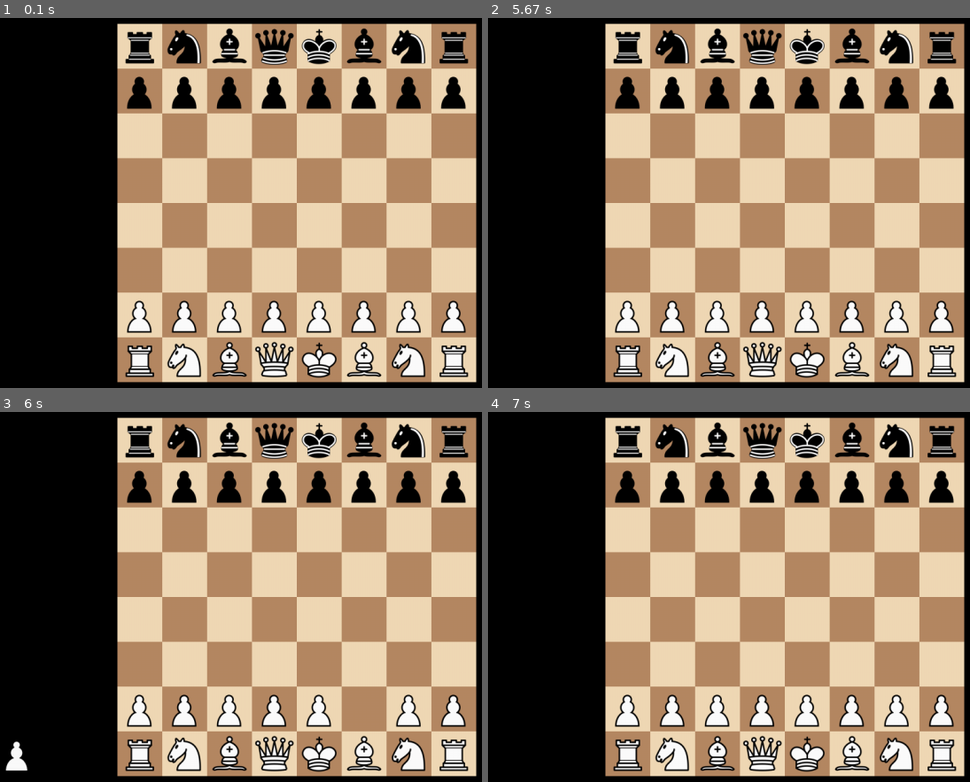
Above: before the commit, frames 1-4 (two rows, left to right).
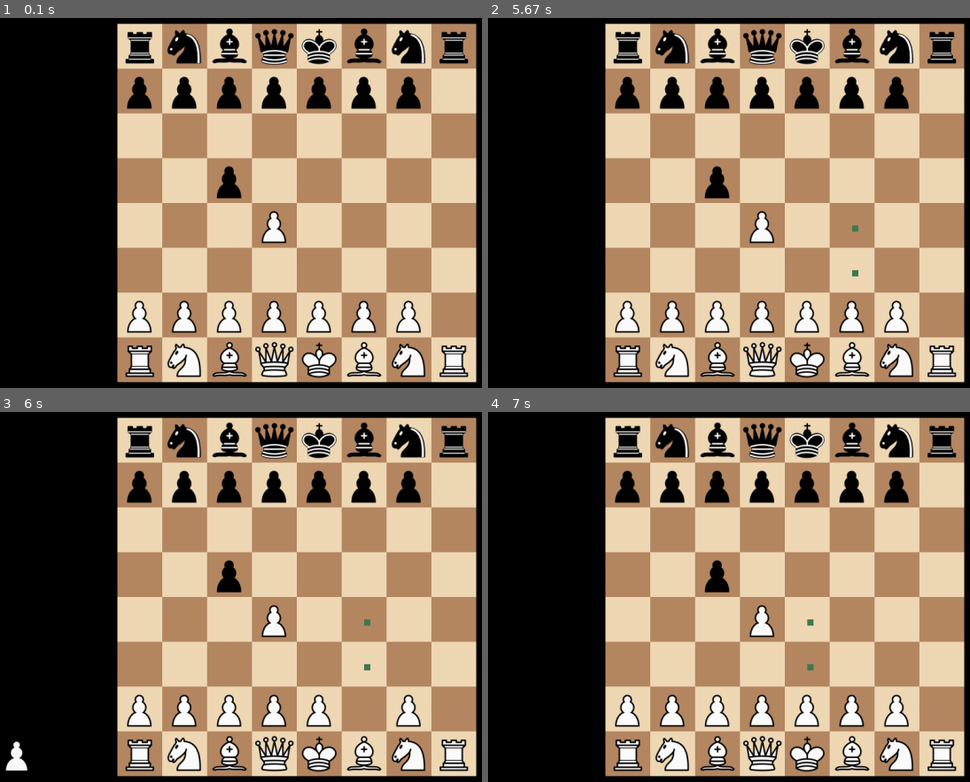
Above: after the commit, the same moments.

Repository: Times0/ChessGame
Game: pygame game, started from main.py
Two runs of this game, one before a commit and one after it. Both use one fixed random seed, a clock stepped at 60 frames per second and the inputs below.
Inputs (mouse positions are in pixels of both pictures, inside the frame that each line leads up to):
- Up to frame 1 (0.1 s): no input
- Up to frame 2 (5.67 s): press the mouse at (878, 243) at 0.87 s; move the mouse to (724, 140) at 0.97 s; release the mouse at (574, 36) at 1.1 s; click (830, 325) at 5.45 s
- Up to frame 3 (6 s): press the mouse at (342, 719) at 5.77 s; move the mouse to (178, 737) at 5.87 s; move the mouse to (14, 756) at 5.97 s
- Up to frame 4 (7 s): release the mouse at (502, 756) at 6 s; click (622, 667) at 6.15 s; click (820, 715) at 6.65 s

The runs differ from the first frame. In frame 1, 1.2% of the frame differs, in the area x 44-97%, y 15-86%; in frame 2, 1.3%; in frame 3, 1.3%; in frame 4, 1.3%.

Commit message:
Pawn moves done + basic display of legal moves

Diff:
--- a/Board.py
+++ b/Board.py
@@ -9,27 +9,30 @@
         self.case_size = int(self.size // 8)
         self.x = 0  # coordonnées en pixel par rapport à la fenetre
         self.y = 0
-        self.board = None  # board shown on screen which can have "gone" for somme coords
+        self.board_to_output = [[None for _ in range(8)] for _ in
+                                range(8)]  # board shown on screen which can have "gone" for somme coords
         boardstates = ["idle", "dragging"]
         self.state = "idle"
 
-        self.movingpiece = None
-        self.movingpiece_coord = None  # i,j
-        self.movingpiece_pos = None
+        self.dragged_piece = None
+        self.dragged_piece_coord = None  # i,j
+        self.dragged_piece_pos = None
+
+        self.legal_moves_to_output = []
 
     def set_to_gone(self, x, y):
         i, j = self.coord_from_pos(x, y)
-        self.movingpiece = self.piece_at_coord(i, j)
-        self.board[i][j] = "gone"
-        self.movingpiece_pos = x, y
-        self.movingpiece_coord = i, j
+        self.dragged_piece = self.piece_at_coord(i, j)
+        self.board_to_output[i][j] = "gone"
+        self.dragged_piece_pos = x, y
+        self.dragged_piece_coord = i, j
 
     def set_to_not_gone(self):
-        i, j = self.movingpiece_coord
-        self.board[i][j] = self.movingpiece
-        self.movingpiece = None
-        self.movingpiece_coord = None
-        self.movingpiece_pos = None
+        i, j = self.dragged_piece_coord
+        self.board_to_output[i][j] = self.dragged_piece
+        self.dragged_piece = None
+        self.dragged_piece_coord = None
+        self.dragged_piece_pos = None
 
     def coord_from_pos(self, x, y) -> tuple[int, int]:
         """
@@ -42,14 +45,19 @@
         i = (y - BOARDTOPLEFTPOS[1]) // self.case_size
         return int(i), int(j)
 
+    def pos_from_coord(self, i, j):
+        return self.x + j * self.case_size, self.y + i * self.case_size
+
     def piece_at_coord(self, i, j) -> Piece:
-        return self.board[i][j]
+        return self.board_to_output[i][j]
 
     def isNotempty(self, i, j):
-        return (self.board[i][j]) is not None
+        return (self.board_to_output[i][j]) is not None
 
-    def update(self, board):
-        self.board = board
+    def update(self, logic):
+        for i in range(8):
+            for j in range(8):
+                self.board_to_output[i][j] = logic.board[i][j]
 
     # affichage
 
@@ -57,6 +65,7 @@
         """Draws everything"""
         self.draw_board(win, x, y)
         self.draw_pieces(win)
+        self.draw_dots(win)
 
     def draw_board(self, win, x, y):
         self.x = x
@@ -72,24 +81,39 @@
                                  (x + self.case_size * i, y + self.case_size * j, self.case_size, self.case_size))
 
     def draw_pieces(self, win):
-        board = self.board
+        board = self.board_to_output
         for i in range(8):
             for j in range(8):
                 if board[i][j] == "gone":
-                    image = self.movingpiece.image
+                    image = self.dragged_piece.image
                     image = pygame.transform.smoothscale(image, (self.case_size, self.case_size))
                     win.blit(image,
-                             (self.movingpiece_pos[0] - self.case_size // 2,
-                              self.movingpiece_pos[1] - self.case_size // 2))
+                             (self.dragged_piece_pos[0] - self.case_size // 2,
+                              self.dragged_piece_pos[1] - self.case_size // 2))
                 elif (board[i][j]) is not None:
                     image = board[i][j].image
                     image = pygame.transform.smoothscale(image, (self.case_size, self.case_size))
                     win.blit(image, (self.x + self.case_size * j, self.y + self.case_size * i))
 
+    def draw_dots(self, win):
+        for legal_move in self.legal_moves_to_output:
+            i, j = legal_move[0], legal_move[1]
+
+            if not self.piece_at_coord(i, j):
+                pygame.draw.rect(win, GREEN, (
+                    self.pos_from_coord(i, j)[0] + self.case_size // 2,
+                    self.pos_from_coord(i, j)[1] + self.case_size // 2,
+                    10, 10))
+            else:
+                pygame.draw.rect(win, RED, (
+                    self.pos_from_coord(i, j)[0] + self.case_size // 2,
+                    self.pos_from_coord(i, j)[1] + self.case_size // 2,
+                    10, 10))
+
     def __repr__(self):  # useless
         returnboard = [[None for _ in range(8)] for _ in range(8)]
         for i in range(8):
             for j in range(8):
-                if self.board[i][j] is not None:
-                    returnboard[i][j] = self.board[i][j].abreviation
+                if self.board_to_output[i][j] is not None:
+                    returnboard[i][j] = self.board_to_output[i][j].abreviation
         return str(returnboard)
--- a/constants.py
+++ b/constants.py
@@ -6,6 +6,8 @@
 WHITE = (255, 255, 255)
 LIGHTBEIGE = (181, 136, 99)
 BROWN = (240, 217, 181)
+GREEN = 63, 123, 82
+RED = 253, 189, 89
 
 BG_COLOR = BLACK
 CASECOLOR1 = BROWN
@@ -36,3 +38,4 @@
 
 # other
 STARTINGPOSFEN = "rnbqkbnr/pppppppp/8/8/8/8/PPPPPPPP/RNBQKBNR w KQkq - 0 1"
+fen1 = "rnbqkbnr/ppp1pppp/8/3p4/4P3/8/PPPP1PPP/RNBQKBNR w KQkq - 0 2"
--- a/game.py
+++ b/game.py
@@ -1,3 +1,5 @@
+import time
+
 import pygame
 from constants import *
 from Board import *
@@ -10,7 +12,7 @@
         self.win = win
         self.logic = Logic(fen)
         self.board = Board(BOARDSIZE)
-        self.board.update(self.logic.board)
+        self.board.update(self.logic)
 
     def run(self):
 
@@ -30,15 +32,23 @@
                     self.board.set_to_gone(*event.pos)
                     self.board.state = "dragging"
 
+                    i, j = self.board.coord_from_pos(*event.pos)
+
+                    print(i, j)
+
+                    moves = self.logic.board[i][j].legal_moves(self.logic)
+                    self.board.legal_moves_to_output = moves
+
                 elif event.type == pygame.MOUSEBUTTONUP and event.button == 1 and self.board.state == "dragging":
                     self.board.set_to_not_gone()
                     self.board.state = "idle"
+
                     # if self.logic.isMovelegal():
                     #    self.logic.move()
                     #    self.board.update(self.logic.board)
 
                 elif self.board.state == "dragging" and event.type == pygame.MOUSEMOTION:
-                    self.board.movingpiece_pos = event.pos
+                    self.board.dragged_piece_pos = event.pos
 
             self.draw_everything()
             pygame.display.flip()  # update l'affichage
--- a/main.py
+++ b/main.py
@@ -4,5 +4,5 @@
 if __name__ == "__main__":
     pygame.init()
     win = pygame.display.set_mode((WIDTH, HEIGHT), pygame.RESIZABLE, pygame.FULLSCREEN)
-    game = Game(win, STARTINGPOSFEN)
+    game = Game(win, fen1)
     game.run()
--- a/pieces.py
+++ b/pieces.py
@@ -12,7 +12,7 @@
 
 class Piece:
     def __init__(self, color, i, j):
-        self.has_moved = False
+        self.never_moved = True
         self.color = color
         self.i = i
         self.j = j
@@ -20,7 +20,6 @@
 
     def set_abreviation(self, name):
         inv_map = {v: k for k, v in dico.items()}
-        print(inv_map)
         abreviation = inv_map[name]
         if self.color == "white":
             abreviation = abreviation.upper()
@@ -50,22 +49,24 @@
         piece_at = board.piece_at
         i, j = self.i, self.j
         dir = self.direction
-        retunrlist = []
+        returnlist = []
 
         # move devant
-        if (piece_at(i + dir, j)) is None:
-            retunrlist.append((i + dir, j))
-            if i == 1 and self.color == "black" or i == 6 and self.color == "white":
-                if piece_at(i + 2 * dir, j) is None:
-                    retunrlist.append((i + 2 * dir, j))
+        i1 = i + dir  # case devant le pion (relativement)
+        if not piece_at(i1, j):
+            returnlist.append((i1, j))
+            if self.never_moved:
+                i2 = i1 + dir  # deux cases devant le pion
+                if not piece_at(i2, j):
+                    returnlist.append((i2, j))
 
-        # captures sur les cotés
-        if piece_at(i + dir, j + 1).color != self.color:
-            retunrlist.append((i + dir, j + 1))
-        if piece_at(i + dir, j - 1).color != self.color:
-            retunrlist.append((i + dir, j - 1))
+        # captures
 
-        return retunrlist
+        for j in range(j - 1, j + 1):
+            if piece_at(i1, j) and piece_at(i1, j).color != self.color:
+                returnlist.append((i1, j))
+
+        return returnlist
 
 
 class Bishop(Piece):
